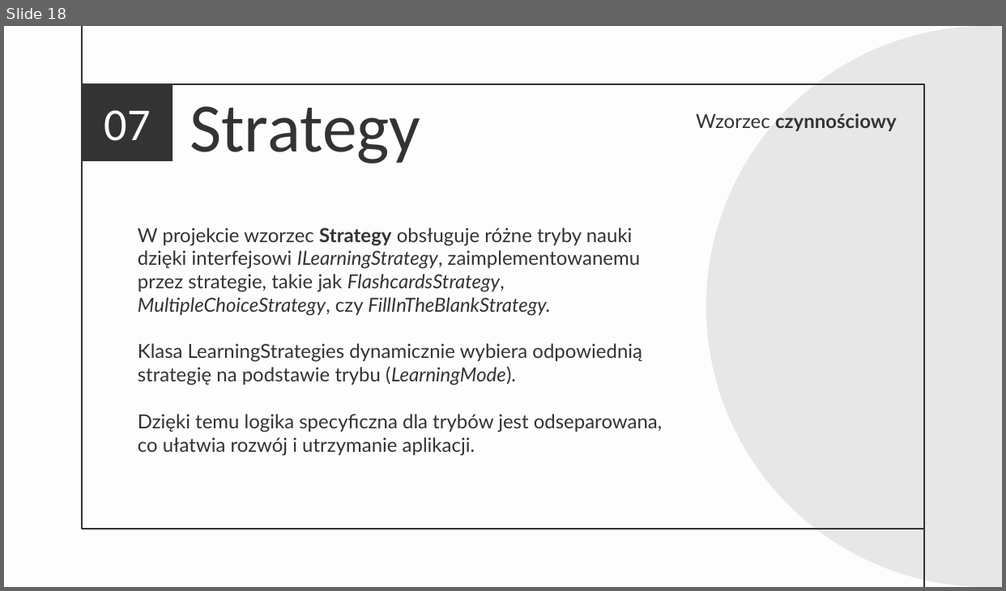
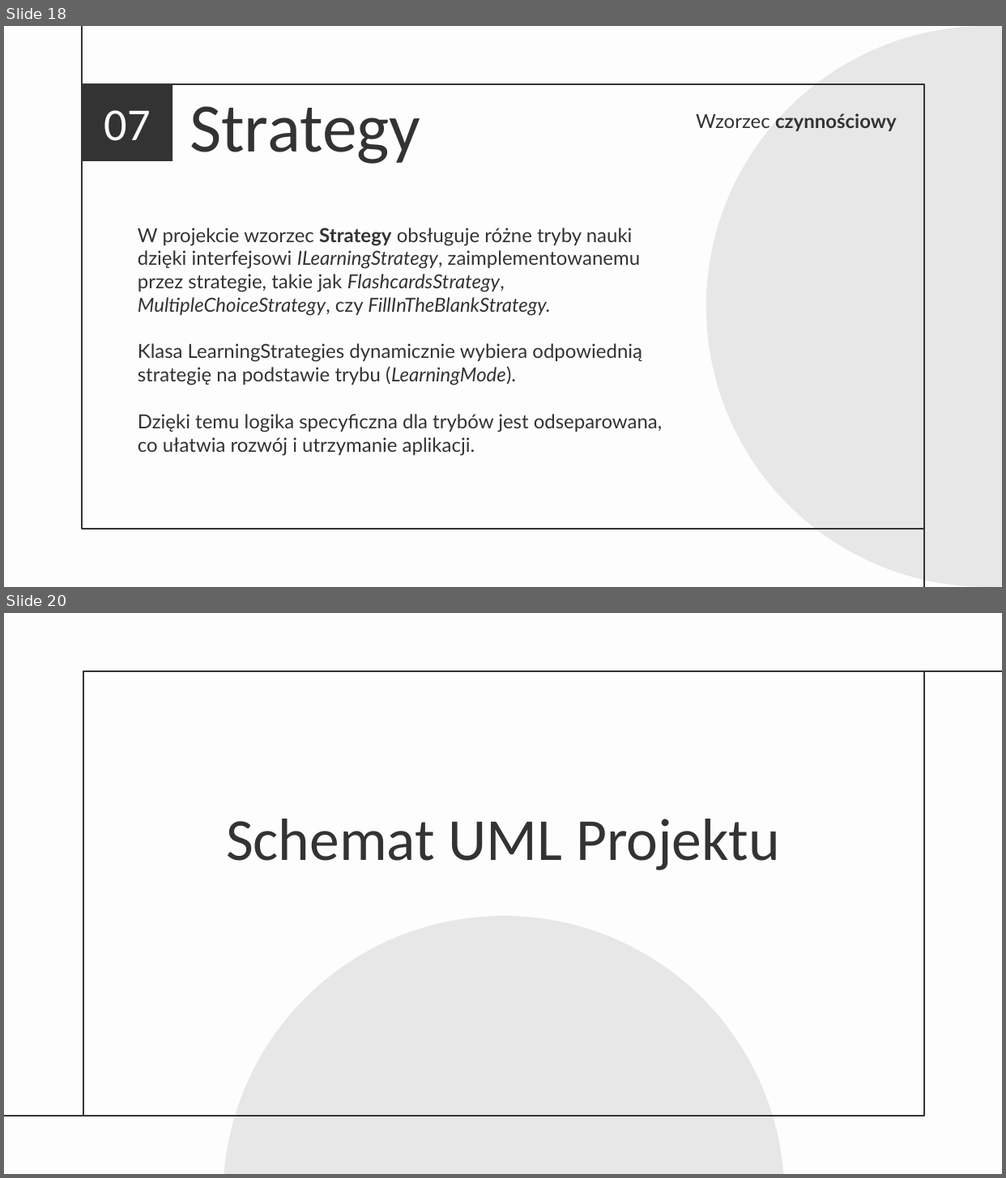
Before and after one commit to breftejk/ZTP-Project, a slide deck: Prezentacja UML projektu.pptx. Shown one above the other, each under a label of ours: slide 18 before the commit, slides 18 and 20 after it; the slides between them are not shown. The pictures are 1006x591 and 1006x1178 pixels, drawn with LibreOffice and Linux fonts; fonts in the diff are those of the drawing. Boxes give left, top, right and bottom in pixels: in the first picture for what was removed or moved away, otherwise in the second. Text is boxed around its words. In the diff, an @@ line names an element or a change of style, - is before the commit and + after.

```diff
--- a/Prezentacja UML projektu.pptx
+++ b/Prezentacja UML projektu.pptx
@@ slide 20 added at (x1=4, y1=613, x2=1002, y2=1174), background #FDFDFD @@
@@ rectangle added at (x1=84, y1=671, x2=924, y2=1116), outline #333333 1.5 pt @@
@@ line added from (1002, 671) to (924, 671), #333333 1.5 pt @@
@@ title added at (x1=226, y1=819, x2=780, y2=871), 43 pt, text #333333 @@
+Schemat UML Projektu
@@ ellipse added at (x1=224, y1=917, x2=784, y2=1174), fill #E8E7E7 @@
@@ line added from (85, 1116) to (4, 1116), #333333 1.5 pt @@
```
Also in this commit, not shown: 1 slide changed, 5 other slides added, 5 slides removed, 4 other files.
